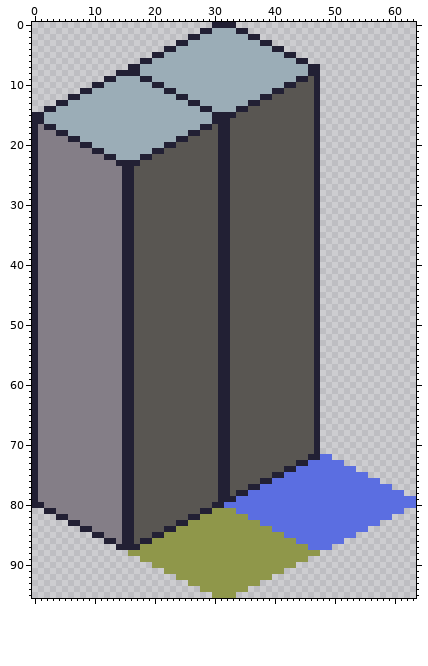
Sprite sheet: assets/temp_tiles/Sewers_wall96_12.png. The picture above was drawn from the file before the commit.
The file is 64x96 pixels.
After:
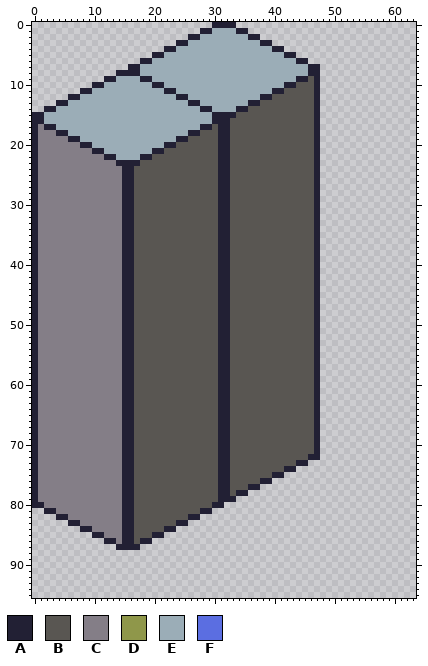
Palette (. is transparent): A #222034  B #595652  C #847e87  D #8f974a  E #9badb7  F #5b6ee1
What changed:
The author cleared colour D in row 81 at x 30 to 33; in row 82 at x 28 to 35; in row 83 at x 26 to 37; in row 84 at x 24 to 39; in row 85 at x 22 to 41; in row 86 at x 20 to 43.
The author cleared colour D in row 87 at x 18 to 45; in row 88 at x 16 to 47; in row 89 at x 18 to 45; in row 90 at x 20 to 43; in row 91 at x 22 to 41; in row 92 at x 24 to 39.
The author cleared colour D in row 93 at x 26 to 37; in row 94 at x 28 to 35; in row 95 at x 30 to 33.
The author cleared colour F in row 72 at x 48 to 49; in row 73 at x 46 to 51; in row 74 at x 44 to 53; in row 75 at x 42 to 55; in row 76 at x 40 to 57; in row 77 at x 38 to 59.
The author cleared colour F in row 78 at x 36 to 61; in row 79 at x 34 to 63; in row 80 at x 32 to 63; in row 81 at x 34 to 61; in row 82 at x 36 to 59; in row 83 at x 38 to 57.
The author cleared colour F in row 84 at x 40 to 55; in row 85 at x 42 to 53; in row 86 at x 44 to 51; in row 87 at x 46 to 49.
Where, in picture pixels (left, top, right, bottom), the same in both pictures:
erased: (128, 454, 416, 598)
